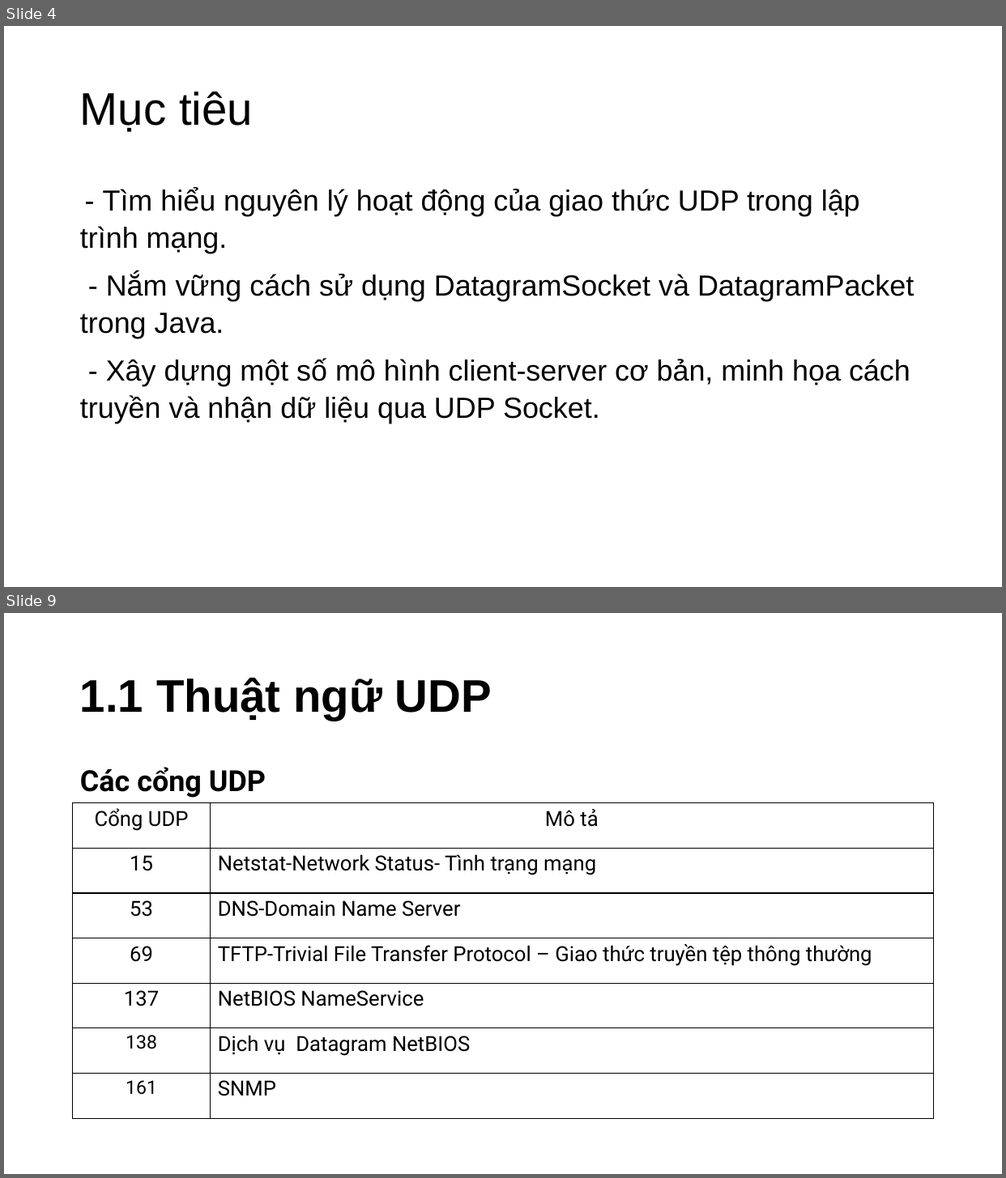
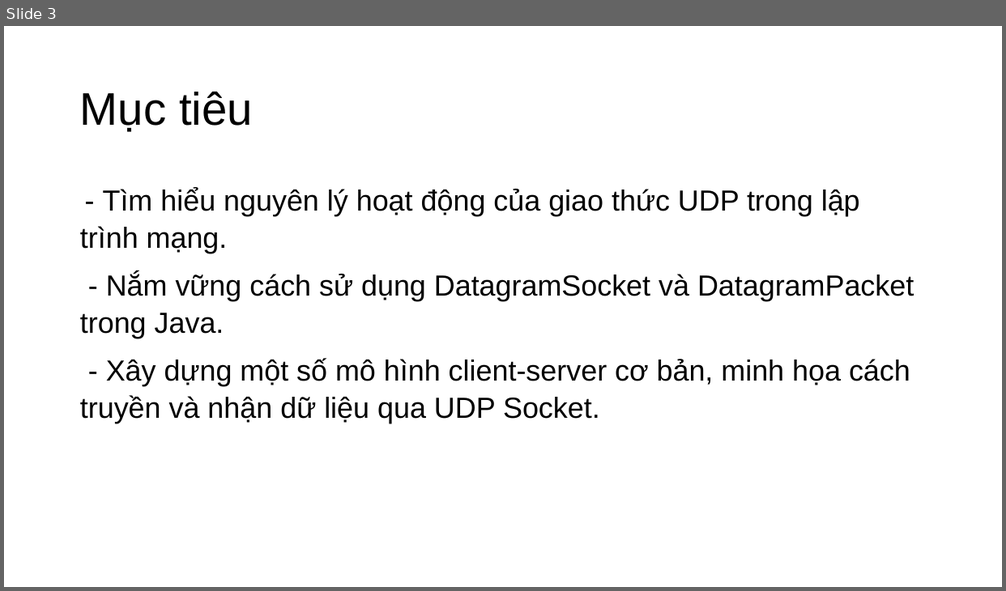
Before and after one commit to Cuid-1412/PowerPoint, a slide deck: Thuyết Trình Java.pptm. Shown one above the other, each under a label of ours: slides 4 and 9 before the commit, slide 3 after it; the slides between them are not shown. The pictures are 1006x1178 and 1006x591 pixels, drawn with LibreOffice and Linux fonts; fonts in the diff are those of the drawing; background and template pictures are left out. Boxes give left, top, right and bottom in pixels: in the first picture for what was removed or moved away, otherwise in the second. Text is boxed around its words. In the diff, an @@ line names an element or a change of style, - is before the commit and + after.

```diff
--- a/Thuyết Trình Java.pptm
+++ b/Thuyết Trình Java.pptm
@@ slide 9 removed at [4,613,1002,1174], background picture (left out) @@
@@ title removed at [80,678,492,720] @@
-1.1 Thuật ngữ UDP
@@ text removed at [80,767,266,798] @@
-Các cổng UDP
@@ table removed at [73,803,934,1118], 7 rows, 2 columns @@
-Cổng UDP | Mô tả
-15 | Netstat-Network Status- Tình trạng mạng
-53 | DNS-Domain Name Server
-69 | TFTP-Trivial File Transfer Protocol – Giao thức truyền tệp thông thường
-137 | NetBIOS NameService
-138 | Dịch vụ Datagram NetBIOS
-161 | SNMP
@@ what was slide 4 is now slide 3 @@
```
Also in this commit, not shown: 7 slides changed, 3 other slides removed.
